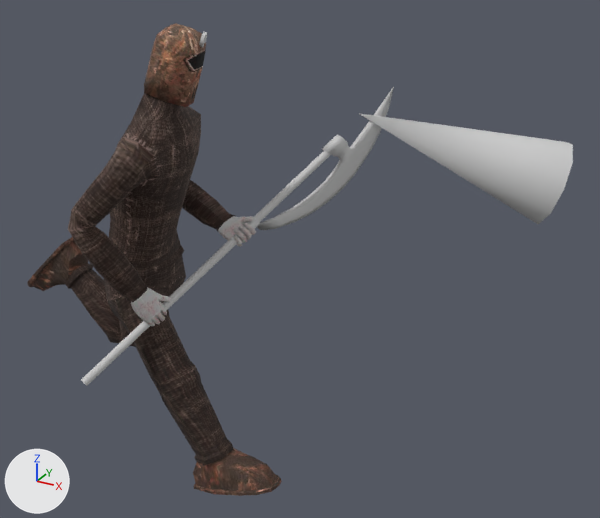
Before and after pictures for a commit that changed the FBX model bin/data/models/ripper.fbx.
Rendered twice from a 50 mm camera at (0.0428, -0.0506, 0.0532) aimed at (0.0098, 0.0095, 0.0232). The lights are fixed; the arrows at lower left show +X, +Y and +Z. Both versions are drawn at frame 1 of the action 'Take 001'; the numbers are the values there. Vertices at the same position are counted once.

The first picture shows 'Cone001', 'Ripper', 'Weapon'.
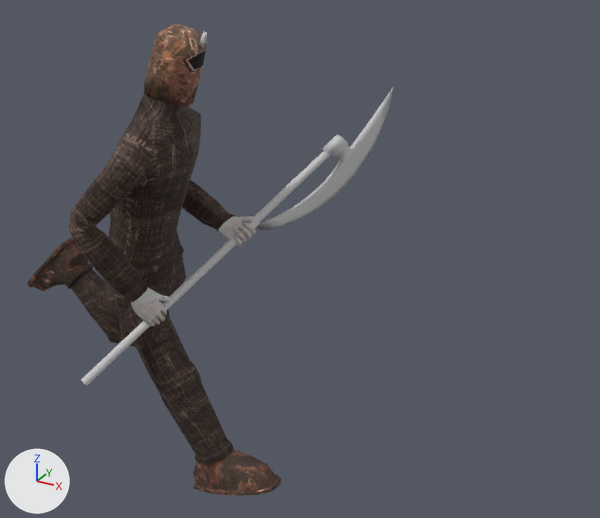
Edits to the bpy script that builds the scene:
```text
Change me_mesh:
    where me_mesh.from_pydata(...)  # 1211 vertices, 2418 faces; spans x -5.7..5.0, y -8.7..12.4, z 3.7..30.4
    used by ob_ripper; location = (0.00155, 0.0, 0.0); rotation_euler = (0.0, 0.0, 1.571), in degrees (0, 0, 90); scale = (0.00147, 0.00147, 0.00147)
    me_mesh part 1: its shading normals changed
Remove ob_cone001:
    ob_cone001 = bpy.data.objects.new('Cone001', me_mesh_003)
    ob_cone001.parent = ob_weapon
    ob_cone001.location = (1.0, -2.597, -1.005)
    ob_cone001.rotation_euler = (0.833, 0.228, -2.406)  # degrees (48, 13, -138)
    ob_cone001.scale = (2.28, 2.28, 1.32)
```

Pixel boxes [x1, y1, x2, y2] of what changed, in the pictures (600 x 518 px):
'Cone001', deleted
    before: [359, 113, 573, 224]
